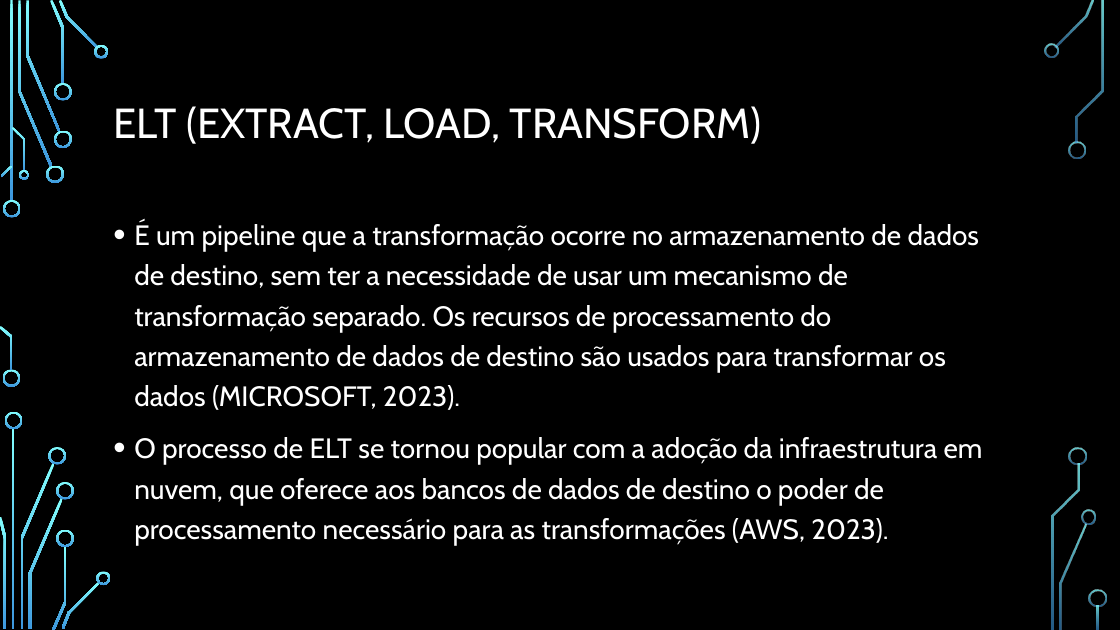
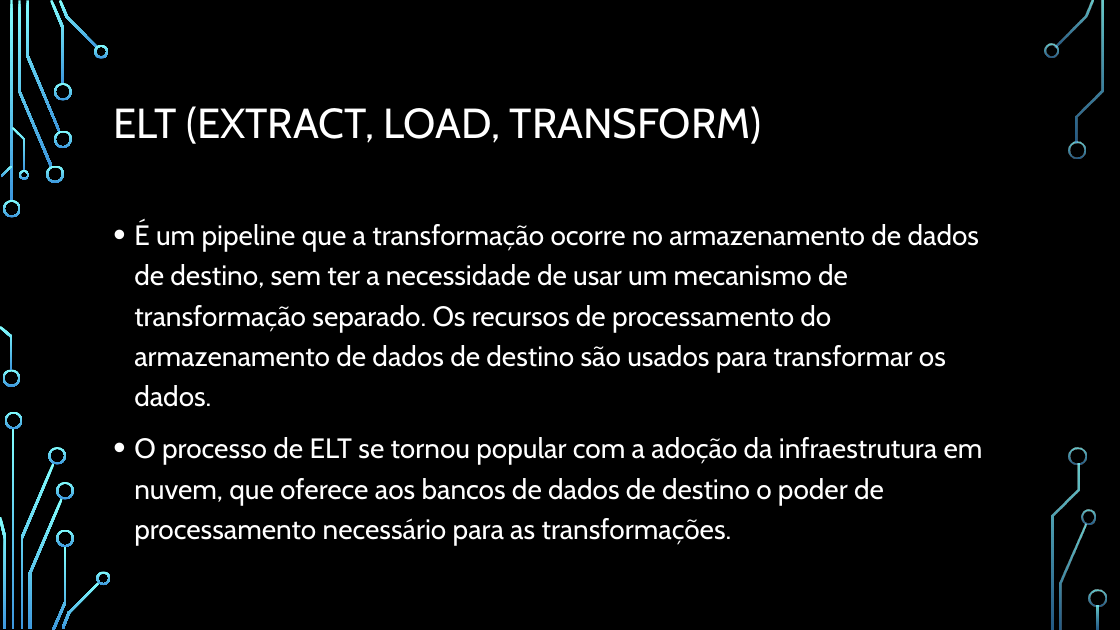
Before and after one commit to adsonb87/tcc, a slide deck: slide 14 of TCC/Resumo/Apresentação.pptx. Drawn at 1120x630 pixels with LibreOffice and Linux fonts; fonts in the diff are those of the drawing; background and template pictures are left out. Boxes give left, top, right and bottom in pixels: in the first picture for what was removed or moved away, otherwise in the second. Text is boxed around its words. In the diff, an @@ line names an element or a change of style, - is before the commit and + after.

```diff
--- a/TCC/Resumo/Apresentação.pptx
+++ b/TCC/Resumo/Apresentação.pptx
@@ text at (134, 222, 983, 545): text changed @@
-• É um pipeline que a transformação ocorre no armazenamento de dados de destino, sem ter a necessidade de usar um mecanismo de transformação separado. Os recursos de processamento do armazenamento de dados de destino são usados para transformar os dados (MICROSOFT, 2023).
-• O processo de ELT se tornou popular com a adoção da infraestrutura em nuvem, que oferece aos bancos de dados de destino o poder de processamento necessário para as transformações (AWS, 2023).
+• É um pipeline que a transformação ocorre no armazenamento de dados de destino, sem ter a necessidade de usar um mecanismo de transformação separado. Os recursos de processamento do armazenamento de dados de destino são usados para transformar os dados.
+• O processo de ELT se tornou popular com a adoção da infraestrutura em nuvem, que oferece aos bancos de dados de destino o poder de processamento necessário para as transformações.
```
Also in this commit, not shown: 19 other slides changed, 2 slides removed, 5 other files.
